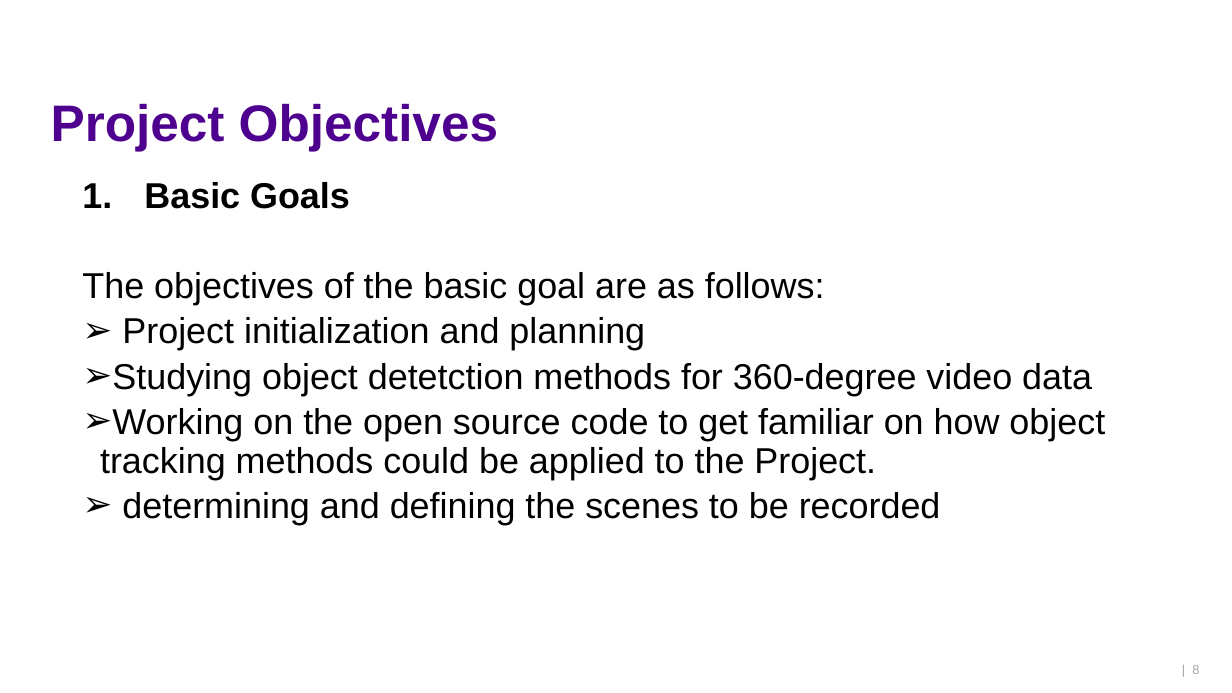
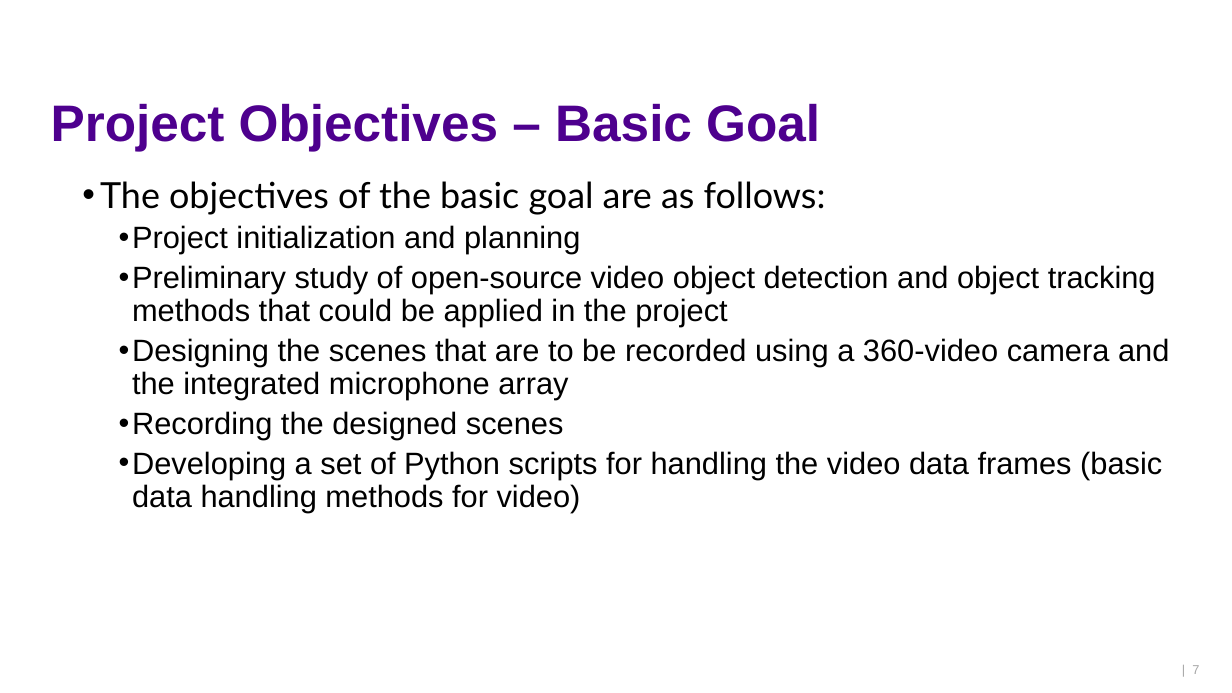
Before and after one commit to ktlhtn/AutoSTAnnot, a slide deck: slide 7 of Power point files/Project plan report.pptx (slide 8 before the commit). Drawn at 1232x693 pixels with LibreOffice and Linux fonts; fonts in the diff are those of the drawing; background and template pictures are left out. Boxes give left, top, right and bottom in pixels: in the first picture for what was removed or moved away, otherwise in the second. Text is boxed around its words. In the diff, an @@ line names an element or a change of style, - is before the commit and + after.

```diff
--- a/Power point files/Project plan report.pptx
+++ b/Power point files/Project plan report.pptx
@@ title at <box>51,103,820,151</box>: text changed @@
-Project Objectives
+Project Objectives – Basic Goal
@@ text at <box>100,181,826,254</box>: font Arial to Lato in "The objectives of the basic goal are ..."; size 28 to 24 pt in "Project initialization and planning"; bullet none to •; bullet ➢ to •; list level 2 to 3 in "Project initialization and planning" @@
@@ text at <box>144,182,350,209</box>: paragraph removed @@
-  1. Basic Goals
@@ text at <box>132,265,1169,512</box>: text changed; size 28 to 24 pt @@
-  ➢ Studying object detetction methods for 360-degree video data
-  ➢ Working on the open source code to get familiar on how object tracking methods could be applied to the Project.
-  ➢ determining and defining the scenes to be recorded
+    • Preliminary study of open-source video object detection and object tracking methods that could be applied in the project
+    • Designing the scenes that are to be recorded using a 360-video camera and the integrated microphone array
+    • Recording the designed scenes
+    • Developing a set of Python scripts for handling the video data frames (basic data handling methods for video)
@@ page number at <box>1192,665,1199,674</box>: text changed @@
-| 8
+| 7
```
Also in this commit, not shown: 8 other slides changed, 8 slides added, 1 slide removed, 2 other files.
